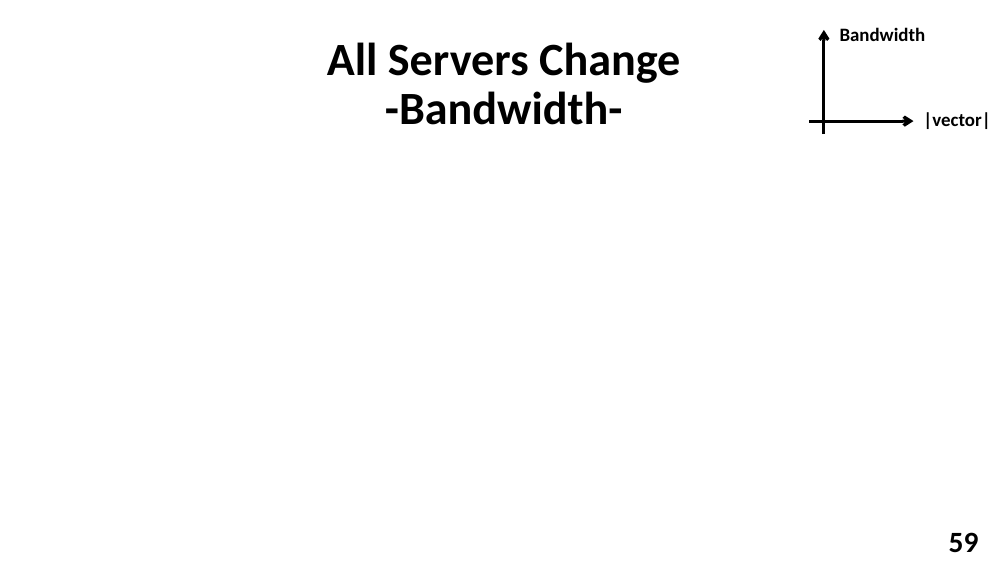
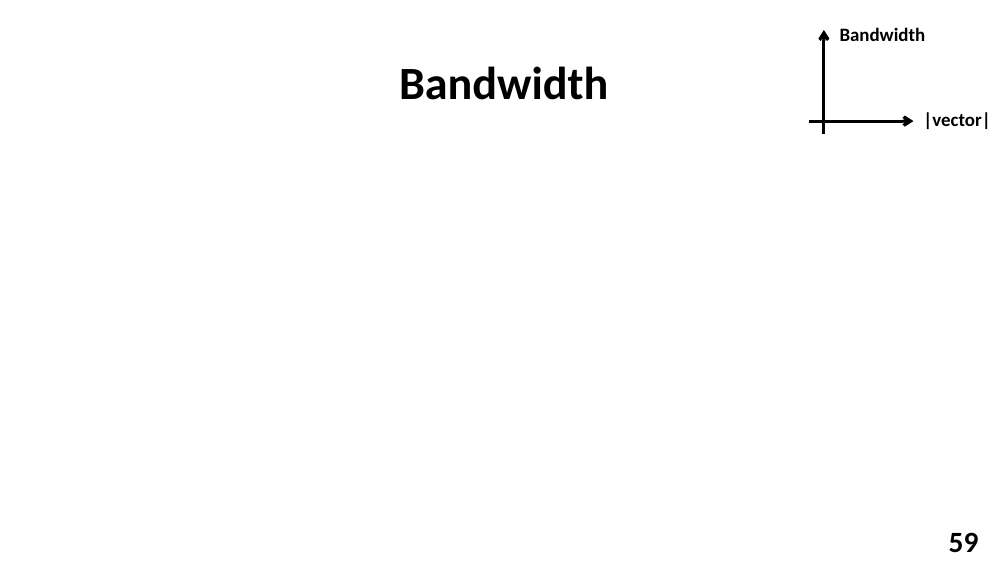
Before and after one commit to YuvalAlf/Distributed-Monitoring, a slide deck: slide 59 of What We Did So Far Dec 2018.pptx. Drawn at 1008x567 pixels with LibreOffice and Linux fonts; fonts in the diff are those of the drawing; background and template pictures are left out. Boxes give left, top, right and bottom in pixels: in the first picture for what was removed or moved away, otherwise in the second. Text is boxed around its words. In the diff, an @@ line names an element or a change of style, - is before the commit and + after.

```diff
--- a/What We Did So Far Dec 2018.pptx
+++ b/What We Did So Far Dec 2018.pptx
@@ title at <box>399,66,608,100</box>: text changed @@
-All Servers Change
--Bandwidth-
+Bandwidth
```
Also in this commit, not shown: 10 other slides changed, 2 slides added, 2 slides removed.
